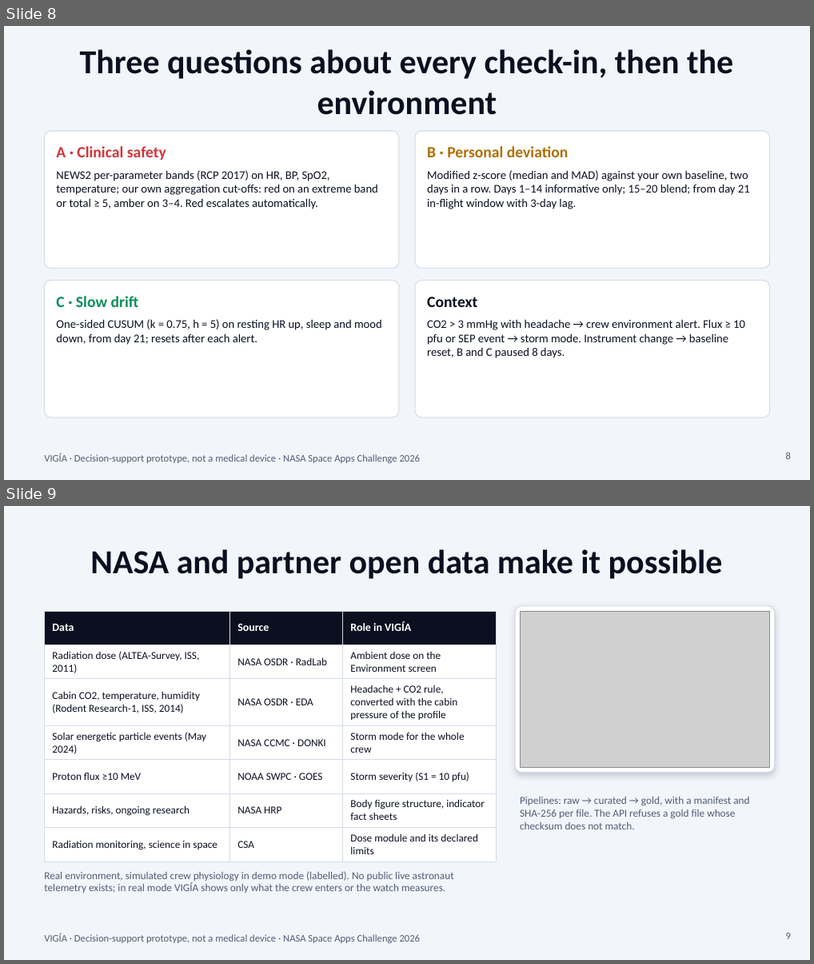
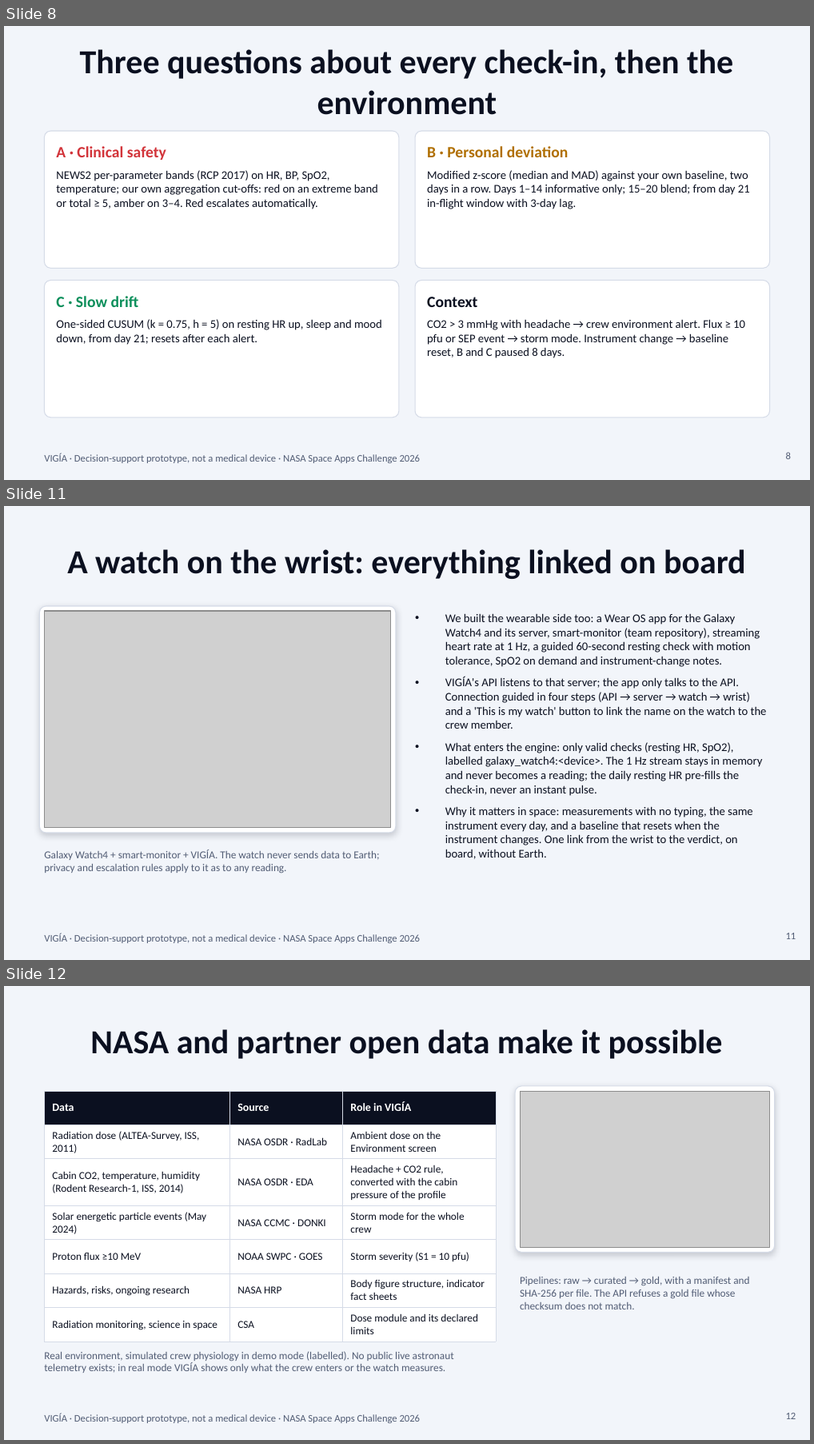
Before and after one commit to RazeZor/Proyecto-nasa-Create-Health-Monitoring-Software-for-Astronauts-on-Space-Missions, a slide deck: auditoria/VIGIA-pitch.pptx. Shown one above the other, each under a label of ours: slides 8 and 9 before the commit, slides 8, 11 and 12 after it; the slides between them are not shown. The pictures are 814x964 and 814x1444 pixels, drawn with LibreOffice and Linux fonts; fonts in the diff are those of the drawing; grey boxes stand for pictures; background and template pictures are left out. Boxes give left, top, right and bottom in pixels: in the first picture for what was removed or moved away, otherwise in the second. Text is boxed around its words. In the diff, an @@ line names an element or a change of style, - is before the commit and + after.

```diff
--- a/auditoria/VIGIA-pitch.pptx
+++ b/auditoria/VIGIA-pitch.pptx
@@ slide 11 added at [4, 506, 810, 960], background #F2F5FA; not listed: 1 template element that a slide beside it also shows @@
@@ title added at [67, 549, 746, 579], 30 pt, text #0B1020, bold @@
+A watch on the wrist: everything linked on board
@@ rounded rectangle added at [39, 606, 396, 832], fill #FFFFFF, outline #D5DBE7 0.75 pt @@
@@ picture added at [44, 611, 391, 828] @@
@@ text added at [446, 613, 767, 859], 10.5 pt, text #0B1020 @@
+• We built the wearable side too: a Wear OS app for the Galaxy Watch4 and its server, smart-monitor (team repository), streaming heart rate at 1 Hz, a guided 60-second resting check with motion tolerance, SpO2 on demand and instrument-change notes.
+• VIGÍA's API listens to that server; the app only talks to the API. Connection guided in four steps (API → server → watch → wrist) and a 'This is my watch' button to link the name on the watch to the crew member.
+• What enters the engine: only valid checks (resting HR, SpO2), labelled galaxy_watch4:<device>. The 1 Hz stream stays in memory and never becomes a reading; the daily resting HR pre-fills the check-in, never an instant pulse.
+• Why it matters in space: measurements with no typing, the same instrument every day, and a baseline that resets when the instrument changes. One link from the wrist to the verdict, on board, without Earth.
@@ text added at [44, 849, 379, 872], 9.5 pt, text #525D75 @@
+Galaxy Watch4 + smart-monitor + VIGÍA. The watch never sends data to Earth; privacy and escalation rules apply to it as to any reading.
@@ page number added at [786, 932, 797, 939], 9 pt, text #525D75 @@
+11
@@ what was slide 9 is now slide 12 @@
@@ page number at [786, 1412, 797, 1419]: text changed @@
-9
+12
```
Also in this commit, not shown: 2 other slides added, 8 other files.
